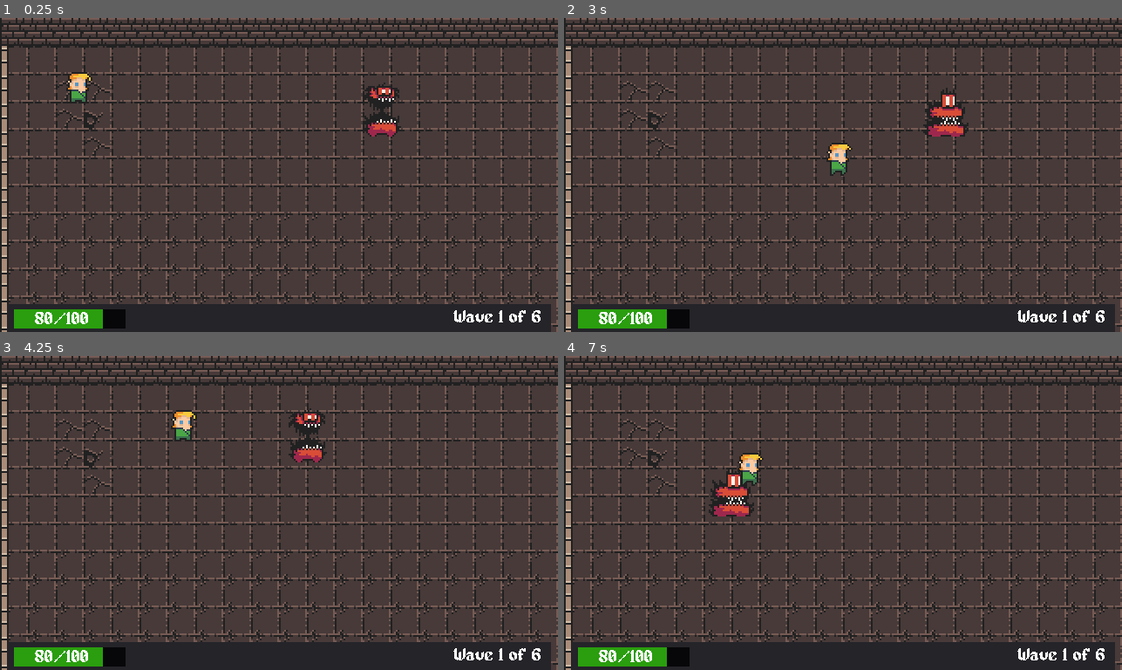
Above: before the commit, frames 1-4 (two rows, left to right).
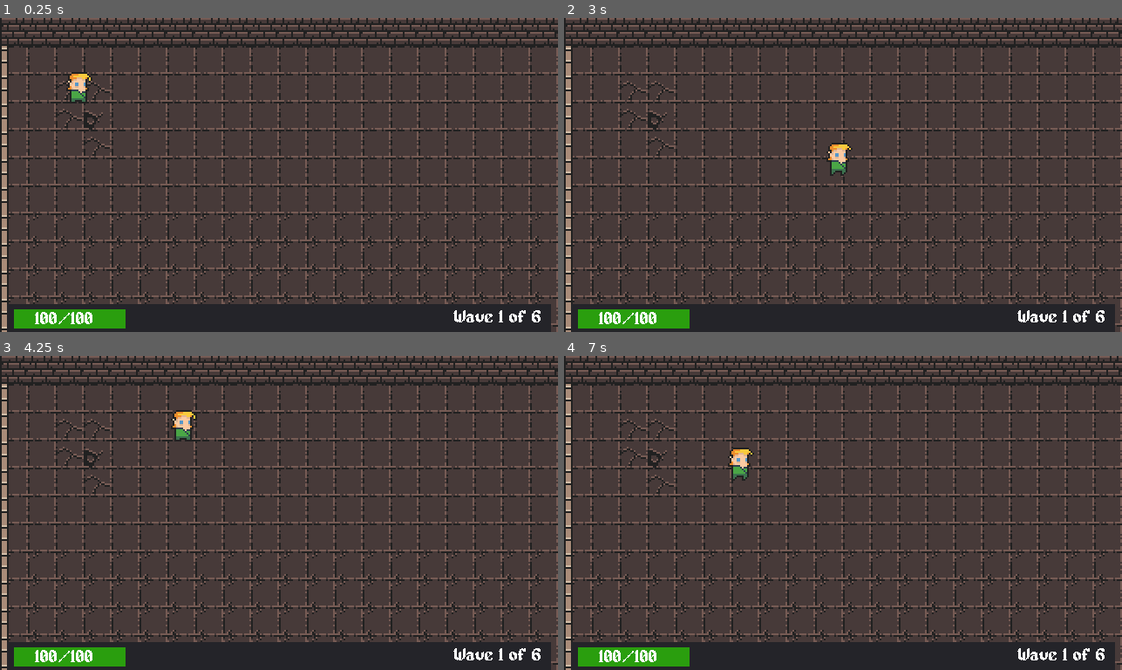
Above: after the commit, the same moments.

Repository: sandroscosta/uevora-dungeon-legacy
Game: Godot game, scene res://src/scenes/Game.tscn
Same seed, same stepped clock (60 frames per second), same inputs: the game is played once before the commit and once after it.
Inputs:
- Up to frame 1 (0.25 s): no input
- Up to frame 2 (3 s): hold Right (ui_right) 0.53-1.28 s; hold Down (ui_down) 1.28-2.03 s; hold Right (ui_right) 2.03-2.78 s; hold Up (ui_up) from 2.78 s (still down)
- Up to frame 3 (4.25 s): release Up (ui_up) at 3.53 s; hold Left (ui_left) from 3.53 s (still down)
- Up to frame 4 (7 s): release Left (ui_left) at 5.03 s; hold Down (ui_down) 5.03-5.78 s; hold Right (ui_right) 5.78-6.53 s; hold Up (ui_up) from 6.53 s (still down)

The runs differ from the first frame. In frame 1, 1.1% of the frame differs, in the area x 6-72%, y 20-99%; in frame 2, 1.2%; in frame 3, 1.1%; in frame 4, 1.7%, in the area x 6-36%, y 29-99%.

Commit message:
fix: add getset for player health

Diff:
--- a/src/scenes/Game.tscn
+++ b/src/scenes/Game.tscn
@@ -1,8 +1,7 @@
-[gd_scene load_steps=5 format=2]
+[gd_scene load_steps=4 format=2]
 
 [ext_resource path="res://src/scenes/Player.tscn" type="PackedScene" id=1]
 [ext_resource path="res://src/scenes/Level1.tscn" type="PackedScene" id=2]
-[ext_resource path="res://src/scenes/EnemyBase.tscn" type="PackedScene" id=3]
 [ext_resource path="res://src/scenes/GameUi.tscn" type="PackedScene" id=4]
 
 [node name="Game" type="Node2D"]
@@ -15,8 +14,3 @@
 
 [node name="Player" parent="PlayerYPosition" instance=ExtResource( 1 )]
 position = Vector2( 45, 35 )
-
-[node name="YSort" type="YSort" parent="PlayerYPosition"]
-
-[node name="EnemyBase" parent="PlayerYPosition/YSort" instance=ExtResource( 3 )]
-position = Vector2( 219, 50 )
--- a/src/scripts/GameState.gd
+++ b/src/scripts/GameState.gd
@@ -1,6 +1,14 @@
 extends Node
 #Global variables and game state
 
-var player_hp: int = 80
-var player_max_hp: int = 100
+var player_hp: int = 100
+var _player_max_hp: int = 100 setget set_max_hp, get_max_hp
 var wave: int = 1
+var enemies_killed: int = 0
+var spawn_num_enemies: int = 5
+
+func set_max_hp(max_hp: int):
+	_player_max_hp = max_hp
+
+func get_max_hp():
+	return _player_max_hp
--- a/src/scripts/PlayerHealthBar.gd
+++ b/src/scripts/PlayerHealthBar.gd
@@ -3,6 +3,6 @@
 onready var LabelText = get_node("LabelHealth")
 
 func _ready():
-	self.max_value = GameState.player_max_hp
+	self.max_value = GameState.get_max_hp()
 	self.value = GameState.player_hp
-	LabelText.text = str(GameState.player_hp) + "/" + str(GameState.player_max_hp)
+	LabelText.text = str(GameState.player_hp) + "/" + str(GameState.get_max_hp())
